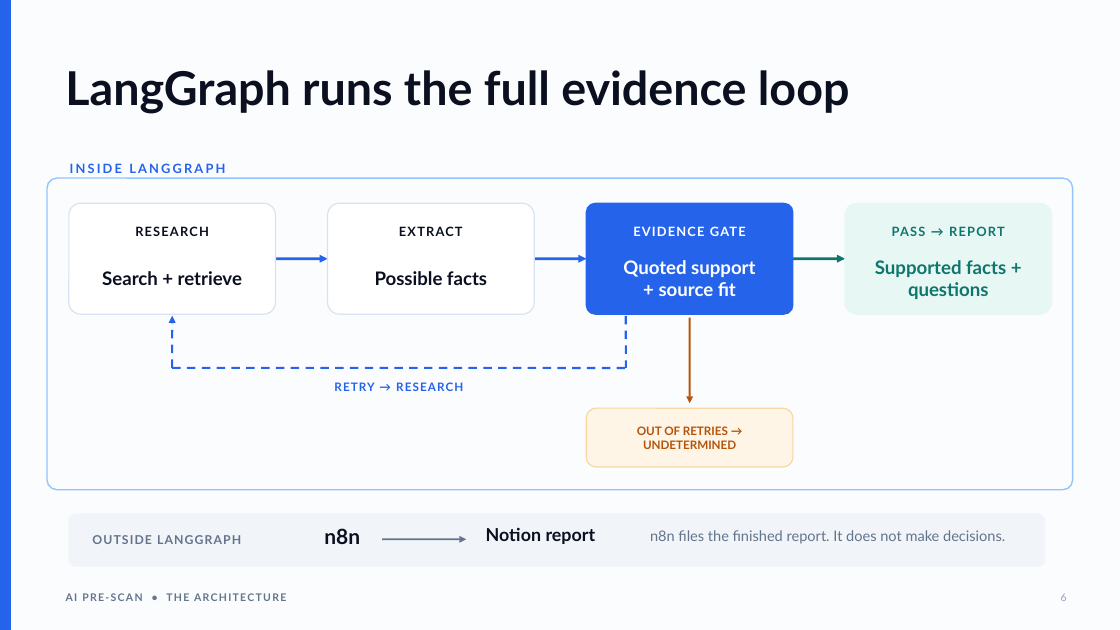
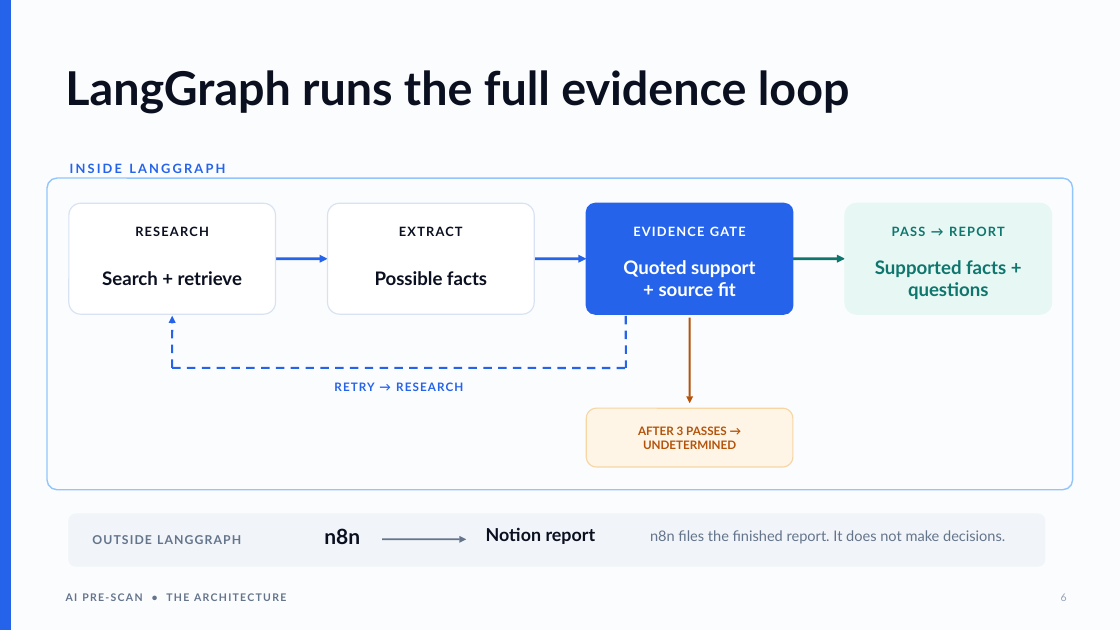
Before and after one commit to nyelugo/PROJECT-AI-Pre-Scan, a slide deck: slide 6 of docs/ai-pre-scan-presentation.pptx. Drawn at 1120x630 pixels with LibreOffice and Linux fonts; fonts in the diff are those of the drawing. Boxes give left, top, right and bottom in pixels: in the first picture for what was removed or moved away, otherwise in the second. Text is boxed around its words. In the diff, an @@ line names an element or a change of style, - is before the commit and + after.

Commit message:
Clarify presentation retry budget

```diff
--- a/docs/ai-pre-scan-presentation.pptx
+++ b/docs/ai-pre-scan-presentation.pptx
@@ text at bbox=[638, 426, 736, 449]: text changed @@
-OUT OF RETRIES → UNDETERMINED
+AFTER 3 PASSES → UNDETERMINED
```
Also in this commit, not shown: 1 other file.
